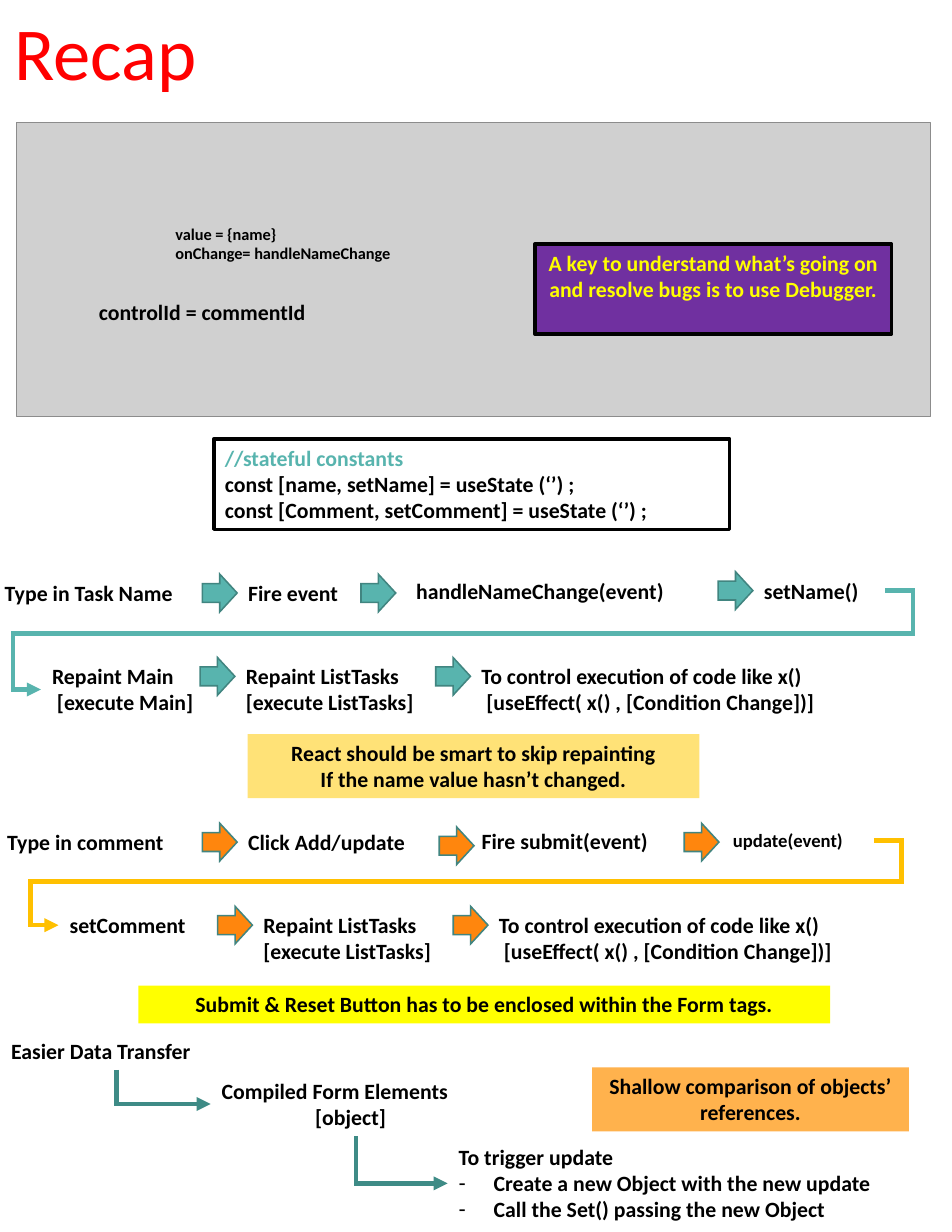
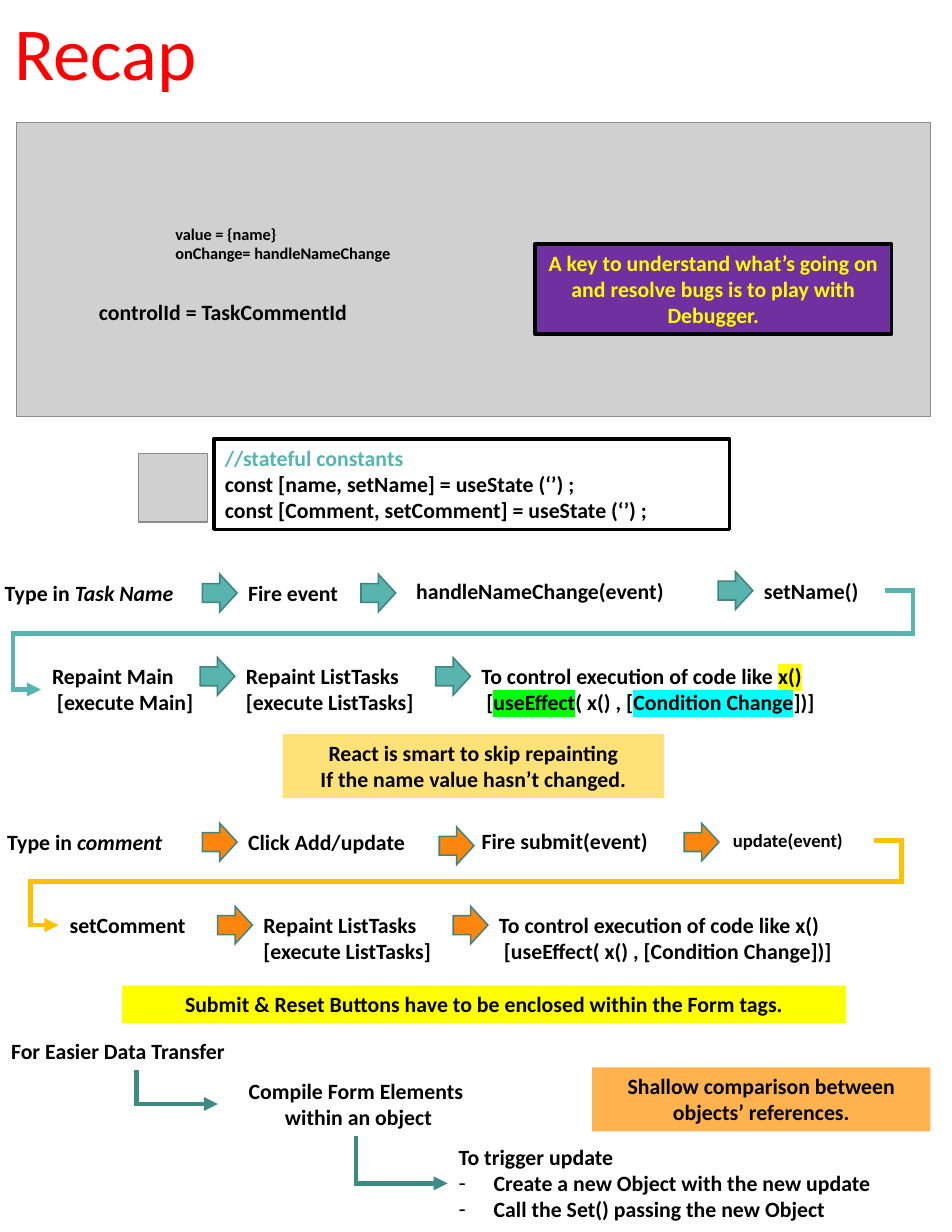
Before and after one commit to scorpion0511/mytracker, a slide deck: slide 59 of doc/React.pptx. Drawn at 952x1232 pixels with LibreOffice and Linux fonts; fonts in the diff are those of the drawing; grey boxes stand for pictures. Boxes give left, top, right and bottom in pixels: in the first picture for what was removed or moved away, otherwise in the second. Text is boxed around its words. In the diff, an @@ line names an element or a change of style, - is before the commit and + after.

```diff
--- a/doc/React.pptx
+++ b/doc/React.pptx
@@ text in rectangle at (x1=549, y1=255, x2=877, y2=327): text changed @@
-A key to understand what’s going on and resolve bugs is to use Debugger.
+A key to understand what’s going on and resolve bugs is to play with Debugger.
@@ text at (x1=99, y1=304, x2=347, y2=320): text changed @@
-controlId = commentId
+controlId = TaskCommentId
@@ picture added at (x1=138, y1=454, x2=206, y2=522) @@
@@ text "Type in Task Name" at (x1=5, y1=585, x2=173, y2=605): italic on in "Task Name" @@
@@ text "To control execution of code ..." at (x1=481, y1=668, x2=815, y2=717): highlight none to #FFFF00 in "x()"; highlight none to #00FF00 in "[useEffect("; highlight none to #00FFFF in "[Condition Change])]" @@
@@ rectangle "React is smart to skip ..." resized from (x1=248, y1=735, x2=700, y2=799) to (x1=282, y1=735, x2=664, y2=799) @@
@@ text in rectangle at (x1=329, y1=745, x2=618, y2=765): text changed @@
-React should be smart to skip repainting
+React is smart to skip repainting
@@ text "Type in comment" at (x1=7, y1=834, x2=162, y2=854): italic on in "comment" @@
@@ rectangle "Submit & Reset Buttons have ..." resized from (x1=138, y1=986, x2=830, y2=1024) to (x1=122, y1=986, x2=846, y2=1024) @@
@@ text in rectangle at (x1=185, y1=996, x2=783, y2=1016): text changed @@
-Submit & Reset Button has to be enclosed within the Form tags.
+Submit & Reset Buttons have to be enclosed within the Form tags.
@@ text at (x1=11, y1=1043, x2=224, y2=1059): text changed @@
-Easier Data Transfer
+For Easier Data Transfer
@@ elbow arrow moved from (116, 1070) - (211, 1104) to (137, 1070) - (218, 1104) @@
@@ rectangle "Shallow comparison between objects’ references." resized from (x1=592, y1=1067, x2=909, y2=1131) to (x1=592, y1=1067, x2=931, y2=1131) @@
@@ text in rectangle at (x1=628, y1=1078, x2=895, y2=1124): text changed @@
-Shallow comparison of objects’ references.
+Shallow comparison between objects’ references.
@@ text at (x1=249, y1=1083, x2=463, y2=1129): text changed @@
-Compiled Form Elements
-[object]
+Compile Form Elements
+within an object
```
Also in this commit, not shown: 3 other slides changed.
